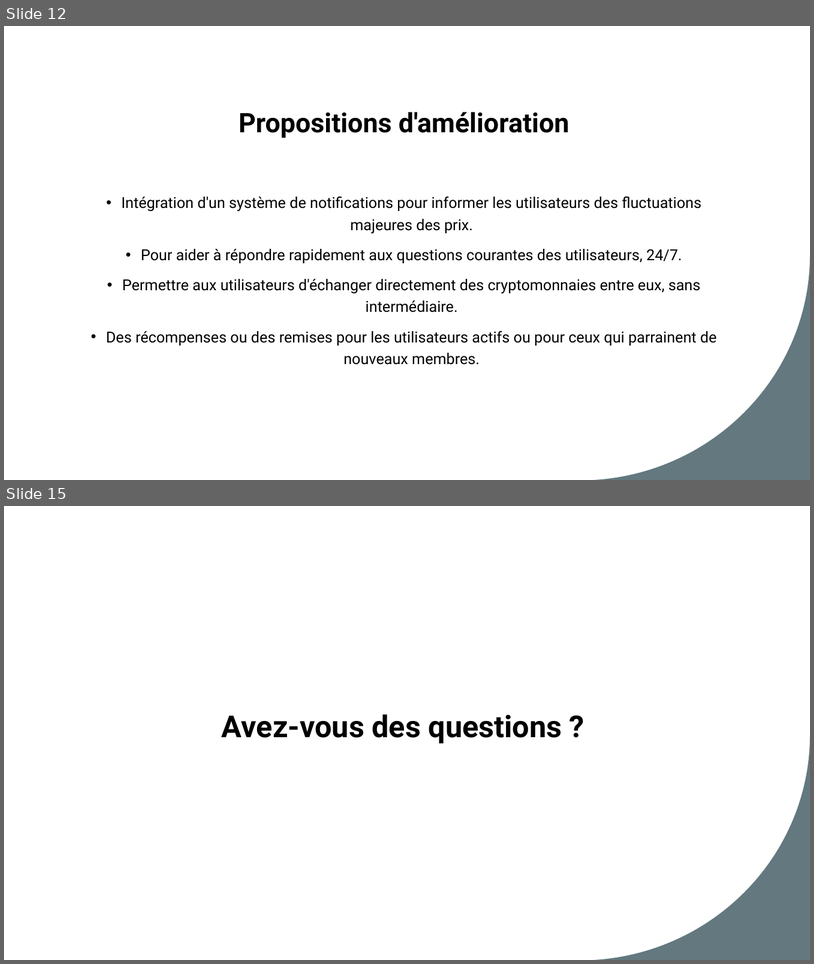
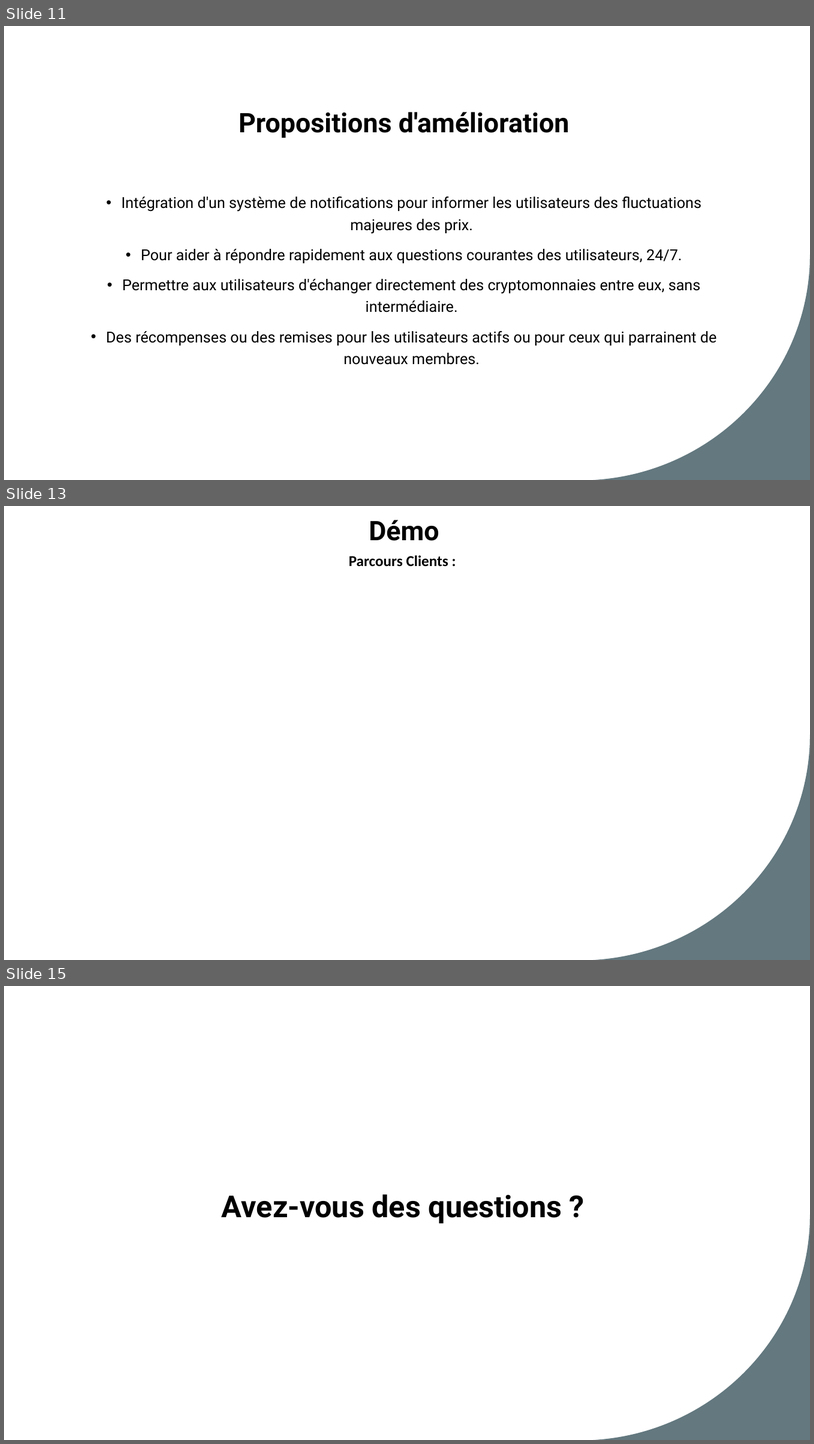
Before and after one commit to FlorentGATTI/projet-finale_bitchest, a slide deck: Bitchest_slides.pptx. Shown one above the other, each under a label of ours: slides 12 and 15 before the commit, slides 11, 13 and 15 after it; the slides between them are not shown. The pictures are 814x964 and 814x1444 pixels, drawn with LibreOffice and Linux fonts; fonts in the diff are those of the drawing. Boxes give left, top, right and bottom in pixels: in the first picture for what was removed or moved away, otherwise in the second. Text is boxed around its words. In the diff, an @@ line names an element or a change of style, - is before the commit and + after.

```diff
--- a/Bitchest_slides.pptx
+++ b/Bitchest_slides.pptx
@@ slide 13 added at bbox=[4, 506, 810, 960], background #FFFFFF; not listed: 1 template element that a slide beside it also shows @@
@@ title added at bbox=[369, 520, 439, 541], 32 pt, text #000000, bold @@
+Démo
@@ text added at bbox=[349, 555, 449, 567], 18 pt, text #000000, bold @@
+Parcours Clients :
@@ what was slide 12 is now slide 11 @@
```
Also in this commit, not shown: 6 slides changed, 1 other slide added, 2 slides removed, 9 other files.
